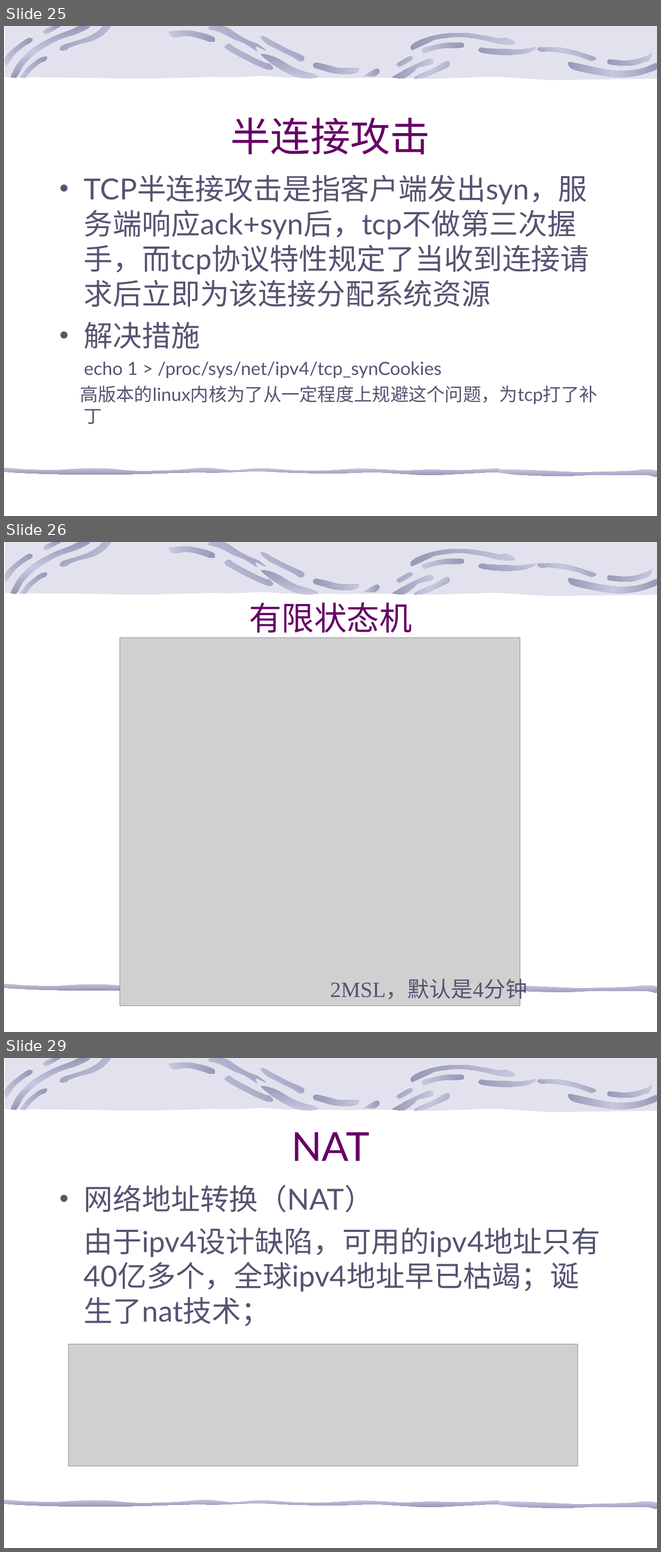
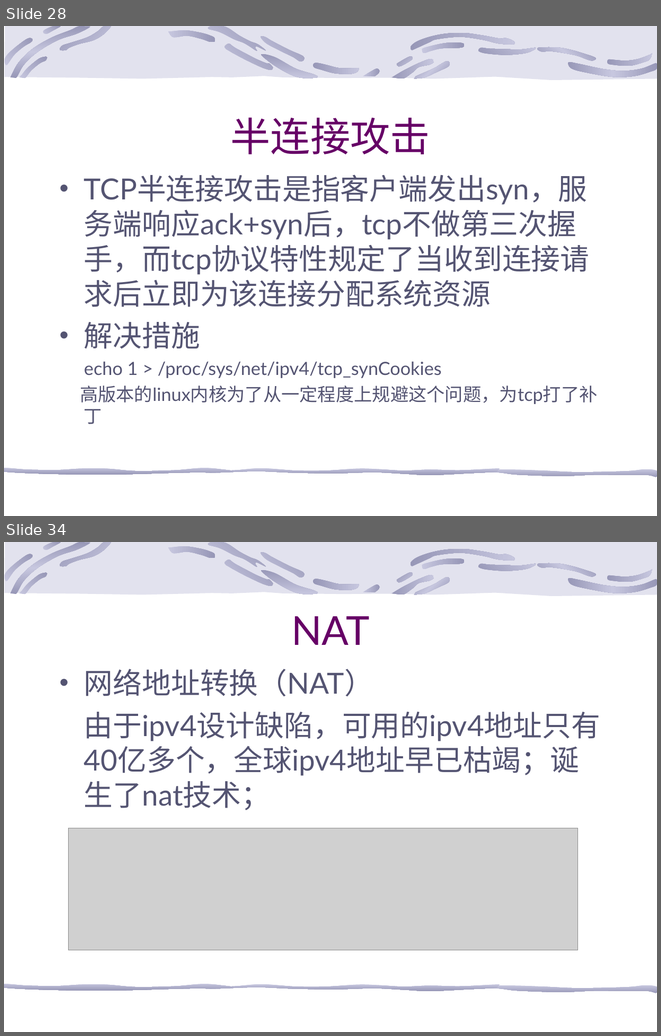
Before and after one commit to 13242084001/shell, a slide deck: 网络知识.ppt. Shown one above the other, each under a label of ours: slides 25, 26 and 29 before the commit, slides 28 and 34 after it; the slides between them are not shown. The pictures are 661x1552 and 661x1036 pixels, drawn with LibreOffice and Linux fonts; fonts in the diff are those of the drawing; grey boxes stand for pictures; background and template pictures are left out. Boxes give left, top, right and bottom in pixels: in the first picture for what was removed or moved away, otherwise in the second. Text is boxed around its words. In the diff, an @@ line names an element or a change of style, - is before the commit and + after.

```diff
--- a/网络知识.ppt
+++ b/网络知识.ppt
@@ slide 26 removed at [4, 542, 657, 1032], background picture (left out); not listed: 24 template elements that a slide beside it also shows @@
@@ title removed at [249, 602, 412, 638] @@
-有限状态机
@@ picture removed at [120, 638, 520, 1006] @@
@@ text removed at [330, 980, 527, 1001] @@
-2MSL，默认是4分钟
@@ what was slide 25 is now slide 28 @@
@@ what was slide 29 is now slide 34 @@
```
Also in this commit, not shown: 7 slides changed, 12 slides added, 43 other slides removed.
